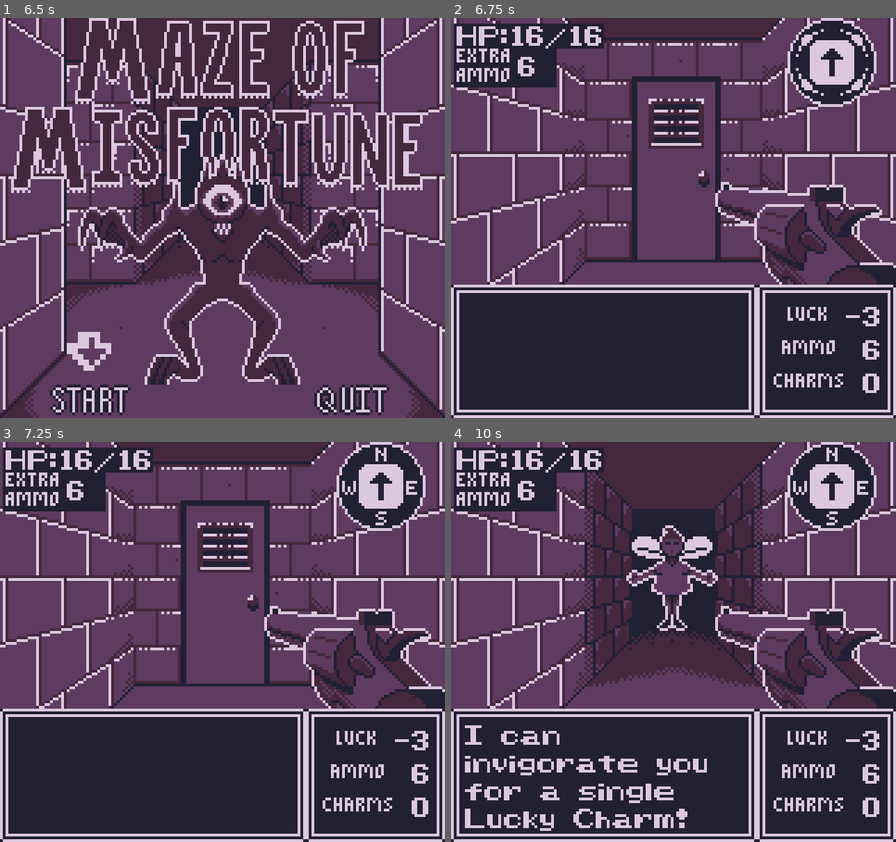
Above: before the commit, frames 1-4 (two rows, left to right).
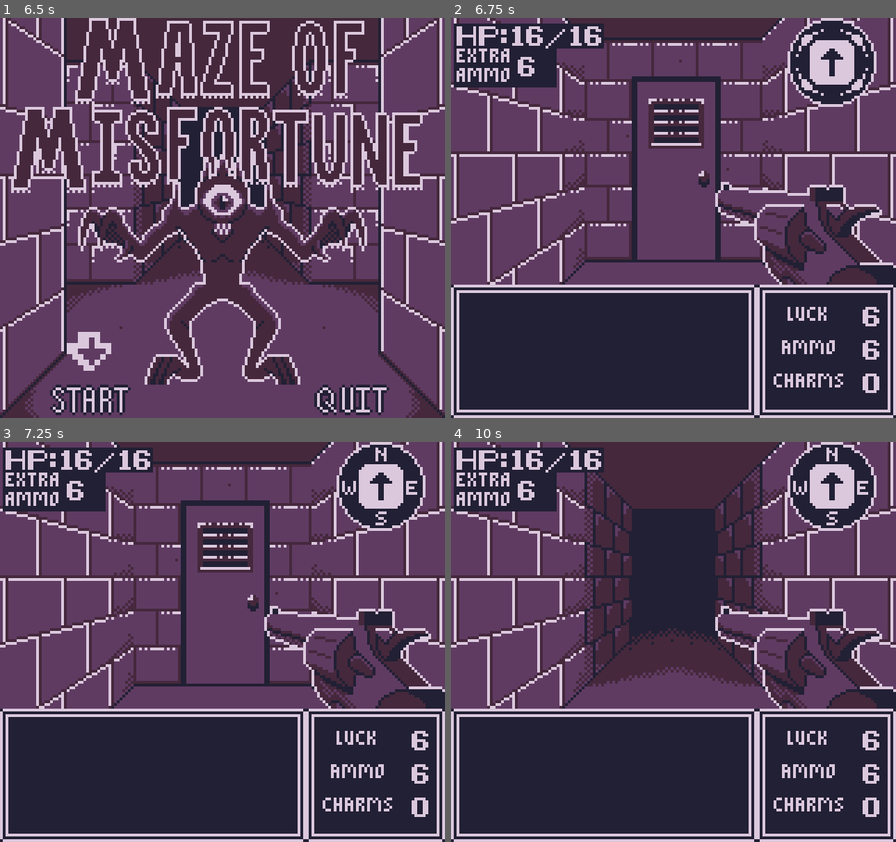
Above: after the commit, the same moments.

Repository: GartTheSkeleton/GameboyDungeon
Game: Godot game, scene res://src/Game/title_screen.tscn
The game is run twice, just before and just after one commit, with the same random seed, the same clock (stepped at 60 frames per second) and the same inputs. This scene is started directly instead of the project's main scene.
Inputs:
- Up to frame 1 (6.5 s): hold Right (Right) 0.53-1.28 s; tap Z (A) at 0.6, 1.55, 2.1, 3.05, 3.6, 4.55, 5.1, 6.05 s; tap X (B) at 0.8, 1.35, 2.3, 2.85, 3.8, 4.35, 5.3, 5.85 s; hold Down (Down) 1.28-2.03 s; hold Right (Right) 2.03-2.78 s; hold Up (Up) 2.78-3.53 s; tap Enter at 3.5, 5.75 s; hold Left (Left) 3.53-5.03 s; tap Escape (ui_cancel) at 4.15 s; tap Space at 5 s; hold Down (Down) 5.03-5.78 s; hold Right (Right) from 5.78 s (still down)
- Up to frame 2 (6.75 s): release Right (Right) at 6.53 s; hold Up (Up) from 6.53 s (still down); tap Z (A) at 6.6 s
- Up to frame 3 (7.25 s): keep holding Up (Up); tap X (B) at 6.8 s
- Up to frame 4 (10 s): tap Space at 7.25 s; release Up (Up) at 7.28 s; hold Right (Right) 7.28-8.03 s; tap X (B) at 7.35, 8.3, 8.85, 9.8 s; tap Z (A) at 7.55, 8.1, 9.05, 9.6 s; hold Down (Down) 8.03-8.78 s; tap Enter at 8.75 s; hold Left (Left) 8.78-9.53 s; hold Up (Up) from 9.53 s (still down)

Frame 1 is identical in both runs. In frame 2, less than 0.1% of the frame differs, in the area x 88-97%, y 73-76%; in frame 3, less than 0.1%; in frame 4, 5.0%, in the area x 3-97%, y 20-98%.

Commit message:
leversssss

Diff:
--- a/src/Assets/Definitions/Entities/Actors/entity_definition_player.tres
+++ b/src/Assets/Definitions/Entities/Actors/entity_definition_player.tres
@@ -7,7 +7,7 @@
 script = ExtResource("2_t5i0r")
 max_hp = 16
 power = 4
-luck = -3
+luck = 6
 ammo = 6
 stored_ammo = 6
 charms = 0
--- /dev/null
+++ b/src/Assets/Definitions/Entities/Items/entity_definition_lever.tres
@@ -0,0 +1,24 @@
+[gd_resource type="Resource" script_class="EntityDefinition" load_steps=6 format=3 uid="uid://drdw0rpq3ejd0"]
+
+[ext_resource type="Script" uid="uid://42lu0e0nlk5b" path="res://src/Assets/Definitions/Components/item_component_definition.gd" id="1_bvs7k"]
+[ext_resource type="Script" uid="uid://duxtebnoobju8" path="res://src/Entities/entity_definition.gd" id="1_xp4ck"]
+[ext_resource type="Texture2D" uid="uid://btxsdqdwufs7v" path="res://src/Assets/Entities/lever_locked.png" id="3_l4urf"]
+
+[sub_resource type="Resource" id="Resource_c6r8k"]
+script = ExtResource("1_bvs7k")
+remain_after_use = true
+is_activated = false
+metadata/_custom_type_script = "uid://42lu0e0nlk5b"
+
+[sub_resource type="AtlasTexture" id="AtlasTexture_3jhdk"]
+atlas = ExtResource("3_l4urf")
+
+[resource]
+script = ExtResource("1_xp4ck")
+name = "Lever"
+texture = SubResource("AtlasTexture_3jhdk")
+is_blocking_movement = false
+is_mimic = false
+is_fairy = false
+item_definition = SubResource("Resource_c6r8k")
+metadata/_custom_type_script = "uid://duxtebnoobju8"
--- /dev/null
+++ b/src/Assets/Definitions/Entities/Textures/unlocked_lever_texture.tres
@@ -0,0 +1,6 @@
+[gd_resource type="AtlasTexture" load_steps=2 format=3 uid="uid://bgo57l73sioep"]
+
+[ext_resource type="Texture2D" uid="uid://d33hpsqw7blnt" path="res://src/Assets/Entities/lever_unlocked.png" id="1_oeva7"]
+
+[resource]
+atlas = ExtResource("1_oeva7")
--- a/src/Entities/Actors/Actions/movement_action.gd
+++ b/src/Entities/Actors/Actions/movement_action.gd
@@ -15,18 +15,19 @@
 	var is_facing_wall: bool = false
 	var blocking_entity = map_data.get_blocking_entity_at_location(current_grid_position)
 	var item_in_room = map_data.get_item_at_location(current_grid_position)
+	var blocking_panel_types = [current_room.panelTypes.WALL, current_room.panelTypes.LOCKEDDOOR]
 	match game.playerFacingString:
 		"NORTH":
-			if current_room.northPanelType == current_room.panelTypes.WALL:
+			if blocking_panel_types.has(current_room.northPanelType):
 				is_facing_wall = true
 		"EAST":
-			if current_room.eastPanelType == current_room.panelTypes.WALL:
+			if blocking_panel_types.has(current_room.eastPanelType):
 				is_facing_wall = true
 		"SOUTH":
-			if current_room.southPanelType == current_room.panelTypes.WALL:
+			if blocking_panel_types.has(current_room.southPanelType):
 				is_facing_wall = true
 		"WEST":
-			if current_room.westPanelType == current_room.panelTypes.WALL:
+			if blocking_panel_types.has(current_room.westPanelType):
 				is_facing_wall = true
 	if not destination_tile || is_facing_wall || blocking_entity:
 		var message: String
--- a/src/Entities/Actors/Components/fighter_component.gd
+++ b/src/Entities/Actors/Components/fighter_component.gd
@@ -87,11 +87,19 @@
 		MessageLog.send_message("You don't need to reload!")
 	elif stored_ammo > 0:
 		gun.play("Reload")
+		var message: String
 		var missing_ammo = 6 - ammo
-		stored_ammo -= missing_ammo
-		ammo += missing_ammo
-		var message = "You load up %s more shots" % str(missing_ammo)
+		if stored_ammo >= missing_ammo:
+			stored_ammo -= missing_ammo
+			ammo += missing_ammo
+			message = "You load up %s more shots" % str(missing_ammo)
+		else:
+			ammo += stored_ammo
+			stored_ammo = 0
+			message = "You load up %s more shots" % str(stored_ammo)
 		MessageLog.send_message(message)
+	else:
+		MessageLog.send_message("Uh oh! You're of ammo!")
 	await get_tree().create_timer(1).timeout
 
 func pray() -> void:
--- a/src/Entities/Actors/Components/item_component.gd
+++ b/src/Entities/Actors/Components/item_component.gd
@@ -10,8 +10,9 @@
 
 var mimic_texture = preload("res://src/Assets/Definitions/Entities/Textures/mimic_idle_texture.tres")
 var rng = RandomNumberGenerator.new()
+var open_chest_texture: AtlasTexture = preload("res://src/Assets/Definitions/Entities/Textures/open_chest.tres")
+var unlocked_lever_texture: AtlasTexture = preload("res://src/Assets/Definitions/Entities/Textures/unlocked_lever_texture.tres")
 
-var open_chest_texture: AtlasTexture = preload("res://src/Assets/Definitions/Entities/Textures/open_chest.tres")
 func _init(definition: ItemComponentDefinition, contents = null) -> void:
 	remain_after_use = definition.remain_after_use
 	is_activated = definition.is_activated
@@ -28,6 +29,7 @@
 func activate(parent_entity: Entity) -> void:
 	rng.randomize()
 	var player = parent_entity.map_data.player
+	var map_data = parent_entity.map_data
 	if parent_entity.entity_name == "Ammo":
 		var result = rng.randi_range(1, 6) + player.fighter_component.luck
 		if result >= 6:
@@ -58,6 +60,28 @@
 		player.fighter_component.has_knife = true
 		SignalBus.reveal_stab_action.emit()
 		MessageLog.send_message("Thank the gods; this doesn't need reloading.")
+	elif parent_entity.entity_name == "Lever":
+		var current_room = map_data.get_tile(parent_entity.grid_position)
+		var target_room = map_data.get_tile(current_room.leverTarget)
+		if target_room:
+			var unlocked = false
+			if target_room.northPanelType == target_room.panelTypes.LOCKEDDOOR:
+				target_room.northPanelType = target_room.panelTypes.DOOR
+				unlocked = true
+			if target_room.eastPanelType == target_room.panelTypes.LOCKEDDOOR:
+				target_room.eastPanelType = target_room.panelTypes.DOOR
+				unlocked = true
+			if target_room.southPanelType == target_room.panelTypes.LOCKEDDOOR:
+				target_room.southPanelType = target_room.panelTypes.DOOR
+				unlocked = true
+			if target_room.westPanelType == target_room.panelTypes.LOCKEDDOOR:
+				target_room.westPanelType = target_room.panelTypes.DOOR
+				unlocked = true
+			parent_entity.texture = unlocked_lever_texture
+			if unlocked:
+				MessageLog.send_message("You hear the echoes of a distant door opening.")
+			else:
+				MessageLog.send_message("The sound of the lever is echoed only by silence.")
 	elif parent_entity.entity_name == "Fairy Merchant":
 		conversation_started = true
 		if transaction_complete:
@@ -79,5 +103,6 @@
 		is_activated = true
 	if !remain_after_use:
 		parent_entity.free()
-	await get_tree().create_timer(2).timeout
-	conversation_complete = true
+	else:
+		await get_tree().create_timer(2).timeout
+		conversation_complete = true
--- a/src/GUI/message_log.gd
+++ b/src/GUI/message_log.gd
@@ -8,15 +8,16 @@
 	SignalBus.remove_message.connect(clear_message)
 
 func add_message(text: String, extra_messages = null) -> void:
-	clear_message()
-	var message := Message.new(text, GameColors.TEXT_COLOR)
-	last_message = message
-	add_child(message)
-	await get_tree().process_frame
-	if extra_messages:
-		for i in extra_messages.size():
-			await get_tree().create_timer(1.5).timeout
-			await add_message(extra_messages[i])
+	if !last_message || (last_message && last_message.text != "You died"):
+		clear_message()
+		var message := Message.new(text, GameColors.TEXT_COLOR)
+		last_message = message
+		add_child(message)
+		await get_tree().process_frame
+		if extra_messages:
+			for i in extra_messages.size():
+				await get_tree().create_timer(1.5).timeout
+				await add_message(extra_messages[i])
 
 static func send_message(text: String, extra_messages = null) -> void:
 	SignalBus.message_sent.emit(text, extra_messages)
--- a/src/Game/EventHandler/combat_input_handler.gd
+++ b/src/Game/EventHandler/combat_input_handler.gd
@@ -12,7 +12,5 @@
 	elif Input.is_action_just_pressed("A"):
 		action = InteractAction.new(game.input_handler.current_input_handler_type)
 
-	if Input.is_action_just_pressed("ui_cancel"):
-		action = EscapeAction.new()
 
 	return action
--- a/src/Game/gameworld.gd
+++ b/src/Game/gameworld.gd
@@ -35,6 +35,7 @@
 	"skeleton": preload("res://src/Assets/Definitions/Entities/Actors/entity_definition_skeleton.tres"),
 	"player": preload("res://src/Assets/Definitions/Entities/Actors/entity_definition_player.tres"),
 	"key": preload("res://src/Assets/Definitions/Entities/Items/entity_definition_key.tres"),
+	"lever": preload("res://src/Assets/Definitions/Entities/Items/entity_definition_lever.tres"),
 	"ammo": preload("res://src/Assets/Definitions/Entities/Items/entity_definition_ammo.tres"),
 	"charm": preload("res://src/Assets/Definitions/Entities/Items/entity_definition_charm.tres"),
 	"knife": preload("res://src/Assets/Definitions/Entities/Items/entity_definition_knife.tres"),
@@ -87,6 +88,9 @@
 			new_entity.position.y -= 16
 		"Lucky Charm":
 			new_entity = Entity.new(grid_pos, entity_types.charm, map_data)
+			new_entity.position.y -= 16
+		"Lever":
+			new_entity = Entity.new(grid_pos, entity_types.lever, map_data)
 			new_entity.position.y -= 16
 		"Fairy":
 			new_entity = Entity.new(grid_pos, entity_types.fairy, map_data)
--- a/src/Game/gameworld.tscn
+++ b/src/Game/gameworld.tscn
@@ -298,7 +298,6 @@
 northPanelType = 1
 eastPanelType = 2
 westPanelType = 2
-hasFairy = true
 
 [node name="0-2" parent="VBoxContainer/SubViewportContainer/SubViewport/Gameworld/Map" instance=ExtResource("2_5ixr1")]
 gridPosition = Vector2i(0, -2)
--- a/src/Map/Tile/tile.gd
+++ b/src/Map/Tile/tile.gd
@@ -177,6 +177,8 @@
 			chest_contents = "Lucky Charm"
 	if hasFairy:
 		entity_name = "Fairy"
+	if hasLever:
+		entity_name = "Lever"
 	if hasChest:
 		if isMimic:
 			entity_name = "Mimic"
